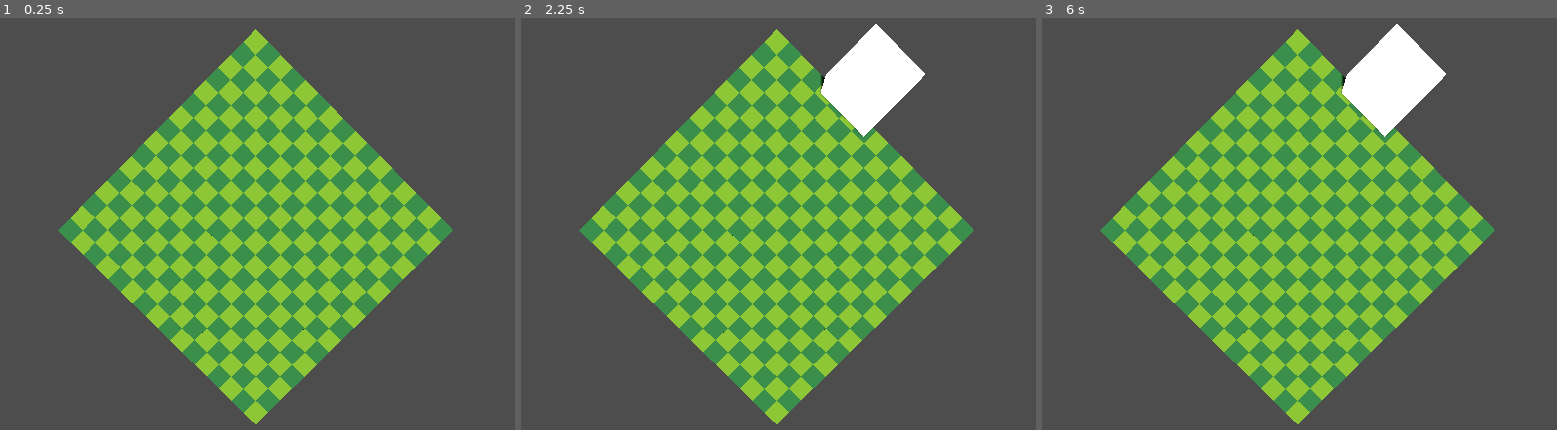
Above: before the commit, frames 1-3 (left to right).
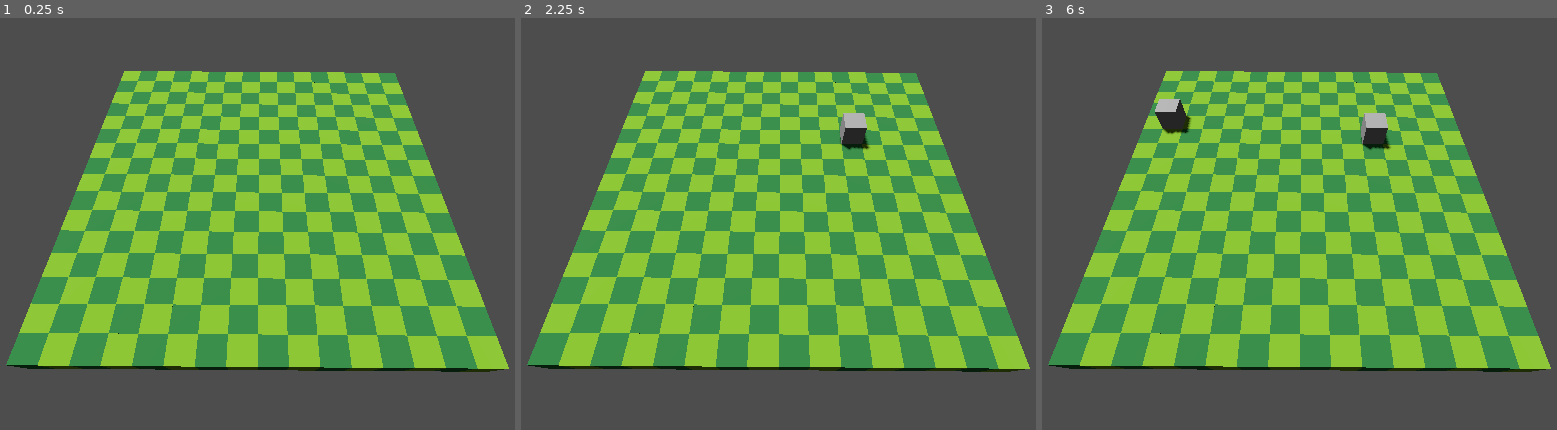
Above: after the commit, the same moments.

Repository: TobiMercader/Iterative-Mushburg
Game: Godot game, scene res://scenes/World.tscn
Same seed, same stepped clock (60 frames per second), same inputs: the game is played once before the commit and once after it.
Inputs (mouse positions are in pixels of both pictures, inside the frame that each line leads up to):
- Up to frame 1 (0.25 s): no input
- Up to frame 2 (2.25 s): tap Enter at 0.5, 2 s; move the mouse to (953, 211) at 0.52 s; hold 1 0.53-1.28 s; tap 2 at 0.8, 1.35 s; tap Space at 1.25 s; move the mouse to (618, 256) at 1.27 s; tap 1 at 1.55 s; move the mouse to (860, 137) at 2.02 s; hold 2 from 2.03 s (still down); click (860, 137) at 2.1 s
- Up to frame 3 (6 s): tap Space at 2.75, 4.25 s; move the mouse to (1258, 327) at 2.77 s; release 2 at 2.78 s; tap 1 at 2.85, 4.35 s; tap Enter at 3.5 s; move the mouse to (1541, 302) at 3.52 s; hold 2 3.53-4.28 s; move the mouse to (1062, 166) at 4.27 s; move the mouse to (1340, 236) at 5.02 s; hold 2 5.03-5.78 s; move the mouse to (1181, 125) at 5.77 s; click (1181, 125) at 5.85 s

The runs differ from the first frame. In frame 1, 40% of the frame differs, in the area x 1-99%, y 2-99%; in frame 2, 41%, in the area x 1-99%, y 1-99%; in frame 3, 41%.

Commit message:
wall placing and building selection implemented

Diff:
--- a/scenes/BuilderNode.gd
+++ b/Scripts/BuilderNode.gd
@@ -8,7 +8,15 @@
 var building_positions: Array
 var current_rect
 
-var building = preload("res://scenes/test_building.tscn")
+var building = preload("res://scenes/node_wall.tscn")
+
+func _input(InputEvent):
+	if Input.is_key_pressed(KEY_1):
+		building = preload("res://scenes/test_building.tscn")
+		GameState.building_surface = Vector2i(4, 4)
+	elif Input.is_key_pressed(KEY_2):
+		building = preload("res://scenes/node_wall.tscn")
+		GameState.building_surface = Vector2i(1, 1)
 
 func _process(delta):
 	#gets the mouse position relative to the screen
@@ -25,6 +33,8 @@
 	var worldSpace = world.get_world_3d().direct_space_state
 	#gets the point that intersected with a collider
 	var rayResult = worldSpace.intersect_ray(rayQuery)
+
+
 
 
 
@@ -46,6 +56,7 @@
 				_placeBuilding()
 
 func _placeBuilding():
+	GameState._object_placed.emit()
 	var placed_building = building.instantiate()
 	add_child(placed_building)
 	placed_building.position = Vector3(mouseWorld.x, 1, mouseWorld.y)
--- /dev/null
+++ b/Scripts/game_state.gd
@@ -0,0 +1,11 @@
+extends Node
+
+var building_surface = Vector2i(1, 1)
+var wall_1 = preload("res://assets/Walls/Mushburg_wall_1.glb")
+var wall_2 = preload("res://assets/Walls/Mushburg_wall_2.glb")
+var wall_3 = preload("res://assets/Walls/Mushburg_wall_3.glb")
+var wall_4 = preload("res://assets/Walls/Mushburg_wall_4.glb")
+var wall_5 = preload("res://assets/Walls/Mushburg_wall_5.glb")
+var wall_6 = preload("res://assets/Walls/Mushburg_wall_6.glb")
+
+signal _object_placed
--- /dev/null
+++ b/Scripts/nodoMuro.gd
@@ -0,0 +1,8 @@
+extends StaticBody3D
+
+var adjacent = {"xr": false, "xl": false, "yd": false, "yu": false}
+
+var health = 50
+
+func _ready():
+	pass
--- a/game_state.gd
+++ /dev/null
@@ -1,3 +0,0 @@
-extends Node
-
-var building_surface = Vector2i(4, 4)
--- a/project.godot
+++ b/project.godot
@@ -17,7 +17,7 @@
 
 [autoload]
 
-GameState="*res://game_state.gd"
+GameState="*res://Scripts/game_state.gd"
 
 [input]
 
--- a/scenes/World.gd
+++ /dev/null
@@ -1,14 +0,0 @@
-extends Node3D
-
-@onready var builder = get_node("BuilderNode")
-var building_positions: Array
-
-func _on_builder_node_child_entered_tree(node):
-	#this gets you two vectors that indicate the surface the building spans through
-	var building_occupied_x = Vector2(builder.mouseWorld.x, builder.mouseWorld.x - GameState.building_surface.x + 1)
-	var building_occupied_y = Vector2(builder.mouseWorld.y, builder.mouseWorld.y - GameState.building_surface.y + 1)
-	var AABBlimits = Rect2i(builder.mouseWorld - GameState.building_surface + Vector2i(1,1), GameState.building_surface)
-	building_positions.append(AABBlimits)
-	if(building_positions.size() >= 2):
-		pass
-		#if(building_positions[building_positions.size() - 1].intersects(building_positions[building_positions.size()-2])):
--- a/scenes/World.tscn
+++ b/scenes/World.tscn
@@ -1,14 +1,12 @@
-[gd_scene load_steps=5 format=3 uid="uid://tqwffp2sn7v4"]
+[gd_scene load_steps=4 format=3 uid="uid://tqwffp2sn7v4"]
 
-[ext_resource type="Script" path="res://scenes/World.gd" id="1_dil8n"]
-[ext_resource type="Script" path="res://scenes/BuilderNode.gd" id="1_rnwa5"]
+[ext_resource type="Script" path="res://Scripts/BuilderNode.gd" id="1_rnwa5"]
 [ext_resource type="MeshLibrary" uid="uid://dhegcqvhitoh5" path="res://resources/MeshLibrary.tres" id="2_gmk42"]
 
 [sub_resource type="Environment" id="Environment_4ix2a"]
 ambient_light_color = Color(0.647059, 0.839216, 0.847059, 1)
 
 [node name="WorldNode" type="Node3D"]
-script = ExtResource("1_dil8n")
 
 [node name="WorldEnvironment" type="WorldEnvironment" parent="."]
 environment = SubResource("Environment_4ix2a")
@@ -18,7 +16,7 @@
 shadow_enabled = true
 
 [node name="Camera3D" type="Camera3D" parent="."]
-transform = Transform3D(0.706996, -0.706994, -0.0177723, 2.98023e-08, -0.0251299, 0.999684, -0.707218, -0.706773, -0.0177667, 8.02553, 17.7517, 7.79854)
+transform = Transform3D(-0.999976, 0.00698118, 4.37114e-08, 0.00349063, 0.499988, 0.866025, 0.00604586, 0.866004, -0.5, 8, 11.1464, -1.02925)
 
 [node name="BuilderNode" type="Node" parent="."]
 script = ExtResource("1_rnwa5")
@@ -30,6 +28,6 @@
 data = {
 "cells": PackedInt32Array(3, 3, 1, 3, 4, 0, 3, 5, 1, 2, 5, 0, 3, 6, 0, 4, 5, 0, 4, 4, 1, 4, 6, 1, 4, 3, 0, 2, 3, 0, 2,  …(3234 unchanged characters)…
 }
-metadata/_editor_floor_ = Vector3(0, 1, 0)
+metadata/_editor_floor_ = Vector3(0, 0, 0)
 
 [connection signal="child_entered_tree" from="BuilderNode" to="." method="_on_builder_node_child_entered_tree"]
--- a/mesh_library_scene.tscn
+++ b/scenes/mesh_library_scene.tscn
@@ -1,6 +1,4 @@
-[gd_scene load_steps=8 format=3 uid="uid://ft6pf4hoo85p"]
-
-[ext_resource type="PackedScene" uid="uid://cwkqtess7oiq8" path="res://assets/mushburg test building.glb" id="1_3pqol"]
+[gd_scene load_steps=7 format=3 uid="uid://ft6pf4hoo85p"]
 
 [sub_resource type="StandardMaterial3D" id="StandardMaterial3D_s7y3e"]
 albedo_color = Color(0.188235, 0.458824, 0.243137, 1)
@@ -38,6 +36,3 @@
 
 [node name="CollisionShape3D" type="CollisionShape3D" parent="LightGreenTile/StaticBody3D"]
 shape = SubResource("BoxShape3D_67lfy")
-
-[node name="mushburg test building" parent="." instance=ExtResource("1_3pqol")]
-transform = Transform3D(2, 0, 0, 0, 2, 0, 0, 0, 2, 4.5, 2, 0)
--- /dev/null
+++ b/scenes/node_wall.tscn
@@ -0,0 +1,20 @@
+[gd_scene load_steps=4 format=3 uid="uid://dsbj5qgs6sivn"]
+
+[ext_resource type="Script" path="res://Scripts/nodoMuro.gd" id="1_tymq0"]
+
+[sub_resource type="BoxShape3D" id="BoxShape3D_vb670"]
+
+[sub_resource type="BoxMesh" id="BoxMesh_lv3gx"]
+
+[node name="nodeWall" type="StaticBody3D"]
+script = ExtResource("1_tymq0")
+
+[node name="CollisionShape3D" type="CollisionShape3D" parent="."]
+transform = Transform3D(1, 0, 0, 0, 1, 0, 0, 0, 1, 0.5, 0.5, 0.5)
+shape = SubResource("BoxShape3D_vb670")
+
+[node name="MeshInstance3D" type="MeshInstance3D" parent="."]
+transform = Transform3D(1, 0, 0, 0, 1, 0, 0, 0, 1, 0.5, 0.5, 0.5)
+mesh = SubResource("BoxMesh_lv3gx")
+
+[connection signal="child_entered_tree" from="." to="." method="_on_child_entered_tree"]
--- a/scenes/test_building.tscn
+++ b/scenes/test_building.tscn
@@ -1,13 +1,13 @@
 [gd_scene load_steps=4 format=3 uid="uid://ddea50lu74r88"]
 
 [ext_resource type="PackedScene" uid="uid://cwkqtess7oiq8" path="res://assets/mushburg test building.glb" id="1_b42qt"]
-[ext_resource type="Script" path="res://scenes/test_building.gd" id="1_rcsxu"]
+[ext_resource type="Script" path="res://Scripts/test_building.gd" id="1_bghvn"]
 
 [sub_resource type="BoxShape3D" id="BoxShape3D_4vvjo"]
 size = Vector3(4, 2, 4)
 
 [node name="TestBuildingNode" type="Node3D"]
-script = ExtResource("1_rcsxu")
+script = ExtResource("1_bghvn")
 
 [node name="TestBuildingBody" type="StaticBody3D" parent="."]
 transform = Transform3D(1, 0, 0, 0, 1, 0, 0, 0, 1, -1, 2, -1)
Renamed: scenes/test_building.gd -> Scripts/test_building.gd
Binary file added: assets/Walls/Mushburg_wall_1.glb
Not shown, changed: assets/Walls/Mushburg_wall_1.glb.import
Binary file added: assets/Walls/Mushburg_wall_1_Material Base Color.png
Not shown, added: assets/Walls/Mushburg_wall_1_Material Base Color.png.import
Binary file added: assets/Walls/Mushburg_wall_2.glb
Not shown, added: assets/Walls/Mushburg_wall_2.glb.import
Binary file added: assets/Walls/Mushburg_wall_2_Material Base Color.png
Not shown, added: assets/Walls/Mushburg_wall_2_Material Base Color.png.import
Binary file added: assets/Walls/Mushburg_wall_3.glb
Not shown, added: assets/Walls/Mushburg_wall_3.glb.import
Binary file added: assets/Walls/Mushburg_wall_3_Material Base Color.png
(and 22 more such lines)
